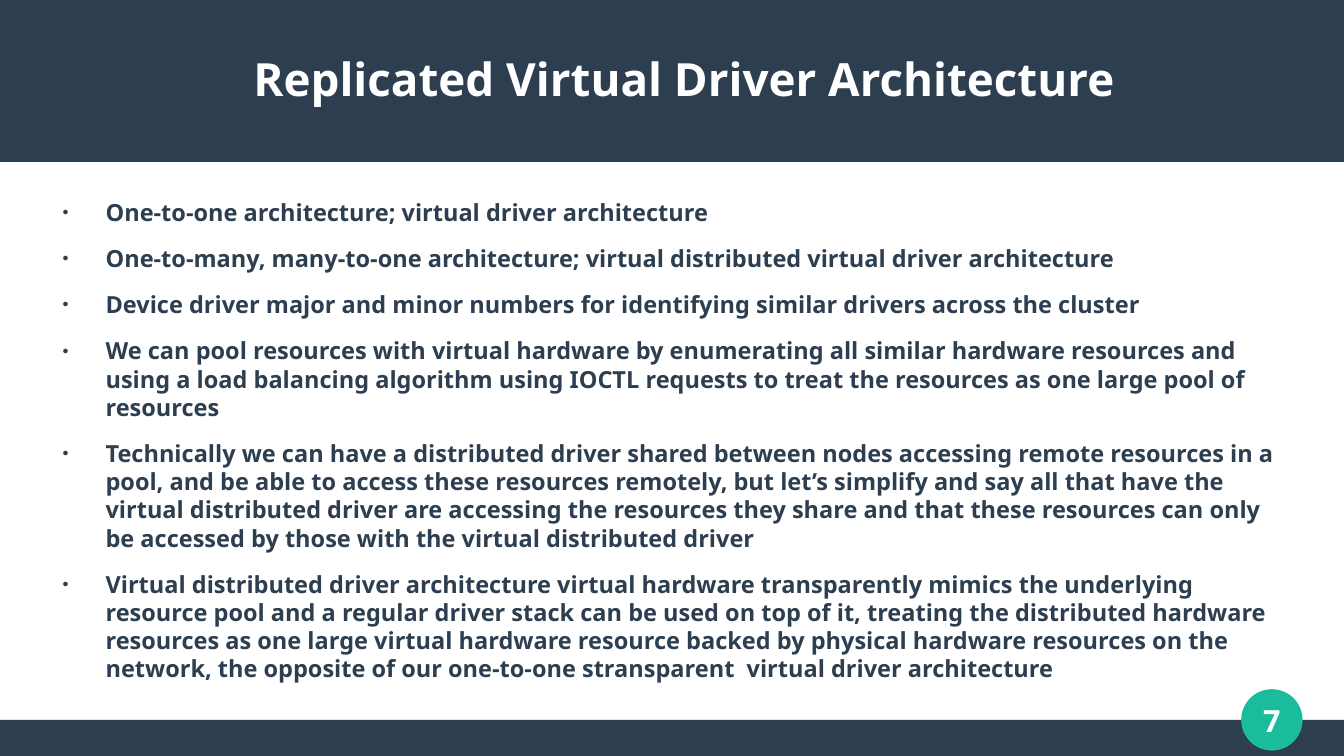
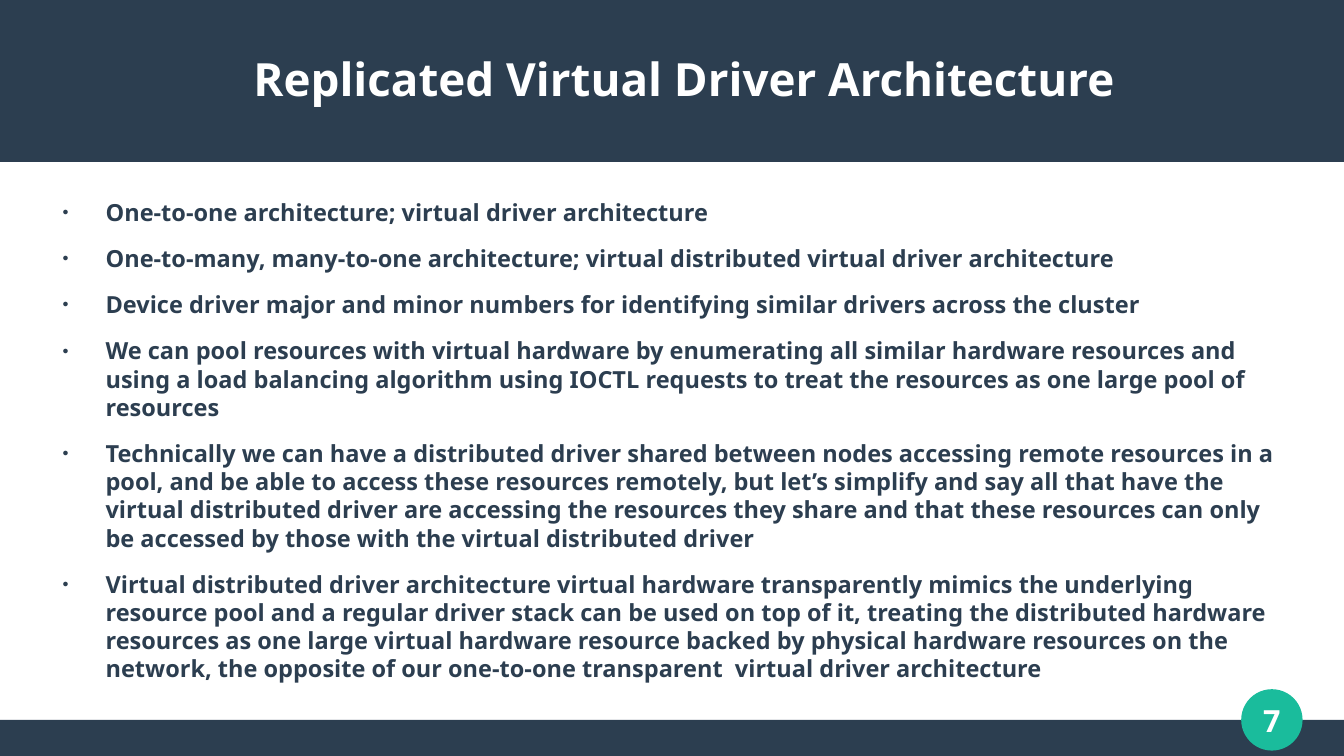
Before and after one commit to WaveArch/Wave, a slide deck: slide 7 of Replicated.pptx. Drawn at 1344x756 pixels with LibreOffice and Linux fonts; fonts in the diff are those of the drawing. Boxes give left, top, right and bottom in pixels: in the first picture for what was removed or moved away, otherwise in the second. Text is boxed around its words. In the diff, an @@ line names an element or a change of style, - is before the commit and + after.

Commit message:
Updated PowerPoint

```diff
--- a/Replicated.pptx
+++ b/Replicated.pptx
@@ text at (x1=106, y1=575, x2=1265, y2=683): text changed @@
-● Virtual distributed driver architecture virtual hardware transparently mimics the underlying resource pool and a regular driver stack can be used on top of it, treating the distributed hardware resources as one large virtual hardware resource backed by physical hardware resources on the network, the opposite of our one-to-one stransparent virtual driver architecture
+● Virtual distributed driver architecture virtual hardware transparently mimics the underlying resource pool and a regular driver stack can be used on top of it, treating the distributed hardware resources as one large virtual hardware resource backed by physical hardware resources on the network, the opposite of our one-to-one transparent virtual driver architecture
```
